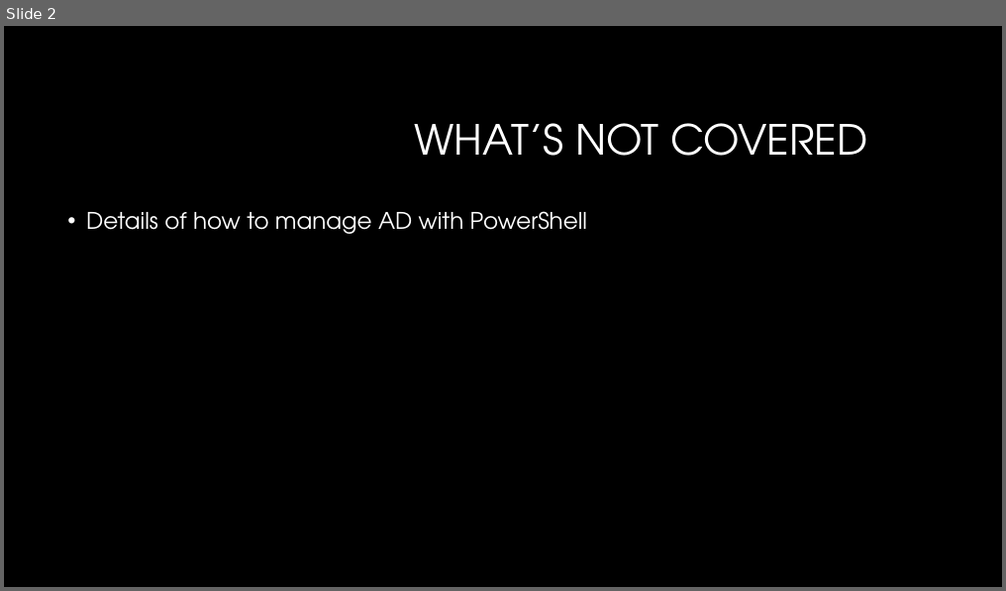
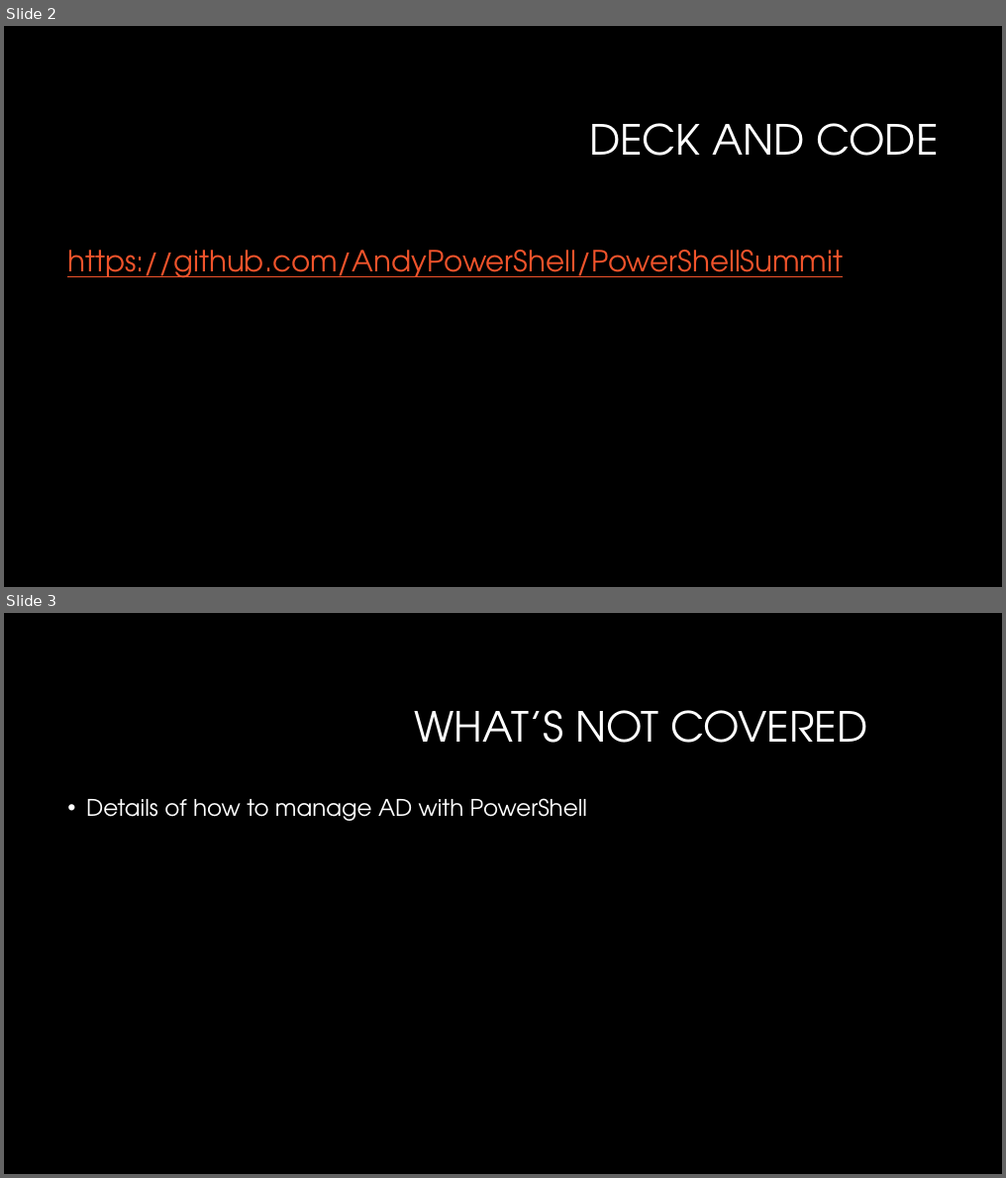
Before and after one commit to AndySchneiderDev-zz/PowerShellSummit, a slide deck: PS Summit AD Tips and Tricks.pptx. Shown one above the other, each under a label of ours: slide 2 before the commit, slides 2 and 3 after it. The pictures are 1006x591 and 1006x1178 pixels, drawn with LibreOffice and Linux fonts; fonts in the diff are those of the drawing; background and template pictures are left out. Boxes give left, top, right and bottom in pixels: in the first picture for what was removed or moved away, otherwise in the second. Text is boxed around its words. In the diff, an @@ line names an element or a change of style, - is before the commit and + after.

```diff
--- a/PS Summit AD Tips and Tricks.pptx
+++ b/PS Summit AD Tips and Tricks.pptx
@@ slide 2 added at (4,26,1002,587), background #000000 @@
@@ title added at (589,123,938,156), 40 pt, text #FFFFFF @@
+DECK AND CODE
@@ text added at (67,250,843,278), 28 pt, text #F0532B, underline @@
+https://github.com/AndyPowerShell/PowerShellSummit
@@ what was slide 2 is now slide 3 @@
```
Also in this commit, not shown: 2 slides changed.
